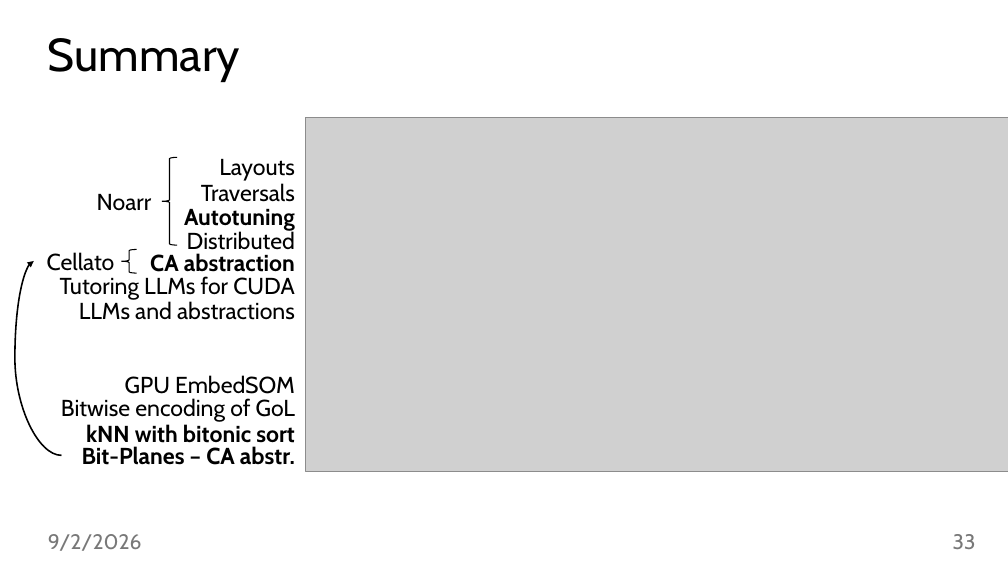
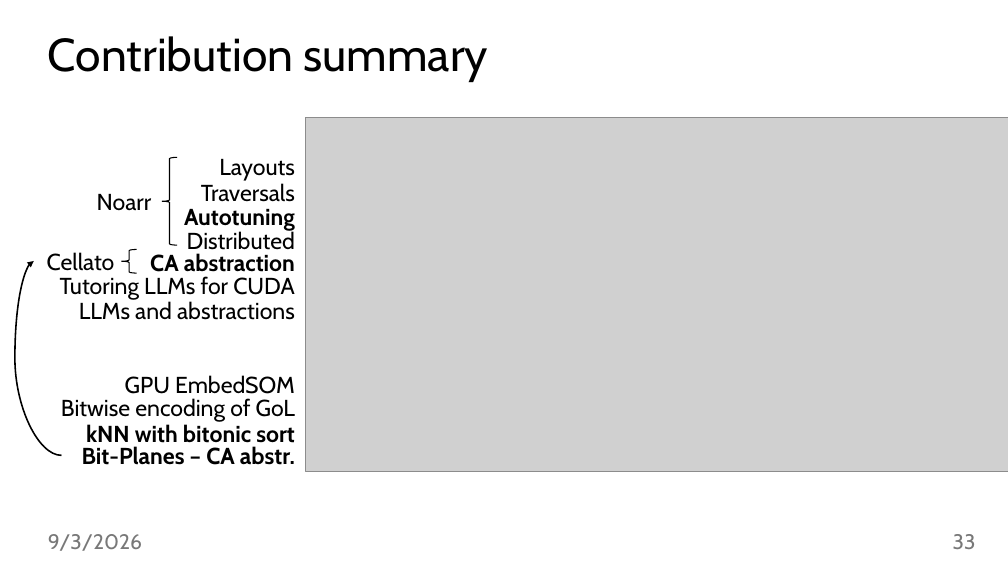
Before and after one commit to jiriklepl/phd-thesis, a slide deck: slide 33 of slides/Optimizing Memory Layouts and Traversal Orders in High-Performance Computing.pptx. Drawn at 1008x567 pixels with LibreOffice and Linux fonts; fonts in the diff are those of the drawing; grey boxes stand for pictures. Boxes give left, top, right and bottom in pixels: in the first picture for what was removed or moved away, otherwise in the second. Text is boxed around its words. In the diff, an @@ line names an element or a change of style, - is before the commit and + after.

```diff
--- a/slides/Optimizing Memory Layouts and Traversal Orders in High-Performance Computing.pptx
+++ b/slides/Optimizing Memory Layouts and Traversal Orders in High-Performance Computing.pptx
@@ title at <box>48,36,489,82</box>: text changed @@
-Summary
+Contribution summary
@@ text at <box>48,534,142,551</box>: text changed @@
-9/2/2026
+9/3/2026
```
Also in this commit, not shown: 41 other slides changed.
